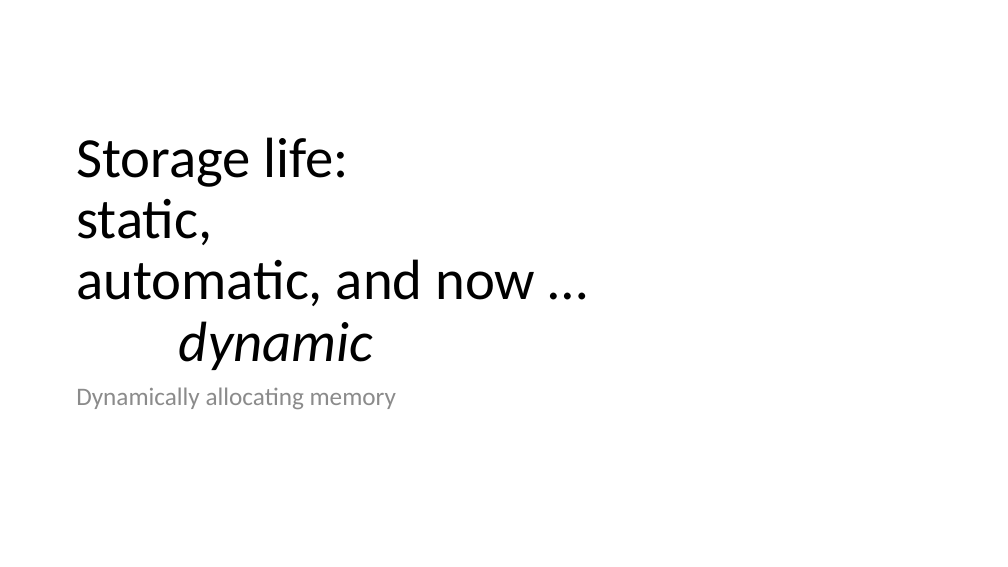
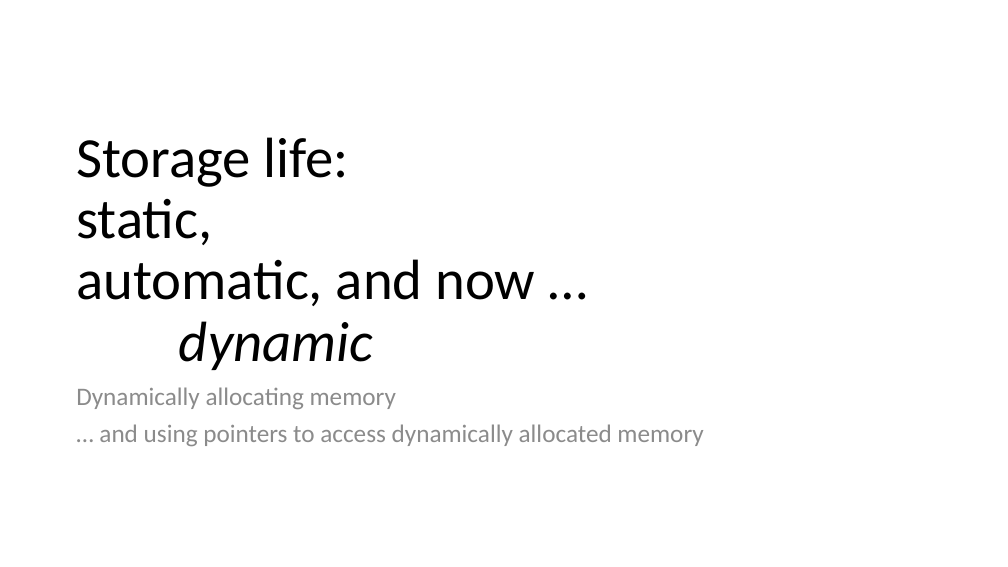
Before and after one commit to rbadrinath/FCP, a slide deck: slide 16 of slides/08-Pointers.pptx. Drawn at 1008x567 pixels with LibreOffice and Linux fonts; fonts in the diff are those of the drawing. Boxes give left, top, right and bottom in pixels: in the first picture for what was removed or moved away, otherwise in the second. Text is boxed around its words. In the diff, an @@ line names an element or a change of style, - is before the commit and + after.

```diff
--- a/slides/08-Pointers.pptx
+++ b/slides/08-Pointers.pptx
@@ text at (x1=99, y1=424, x2=703, y2=446): paragraph added @@
+… and using pointers to access dynamically allocated memory
```
Also in this commit, not shown: 2 other slides changed, 1 slide added.
